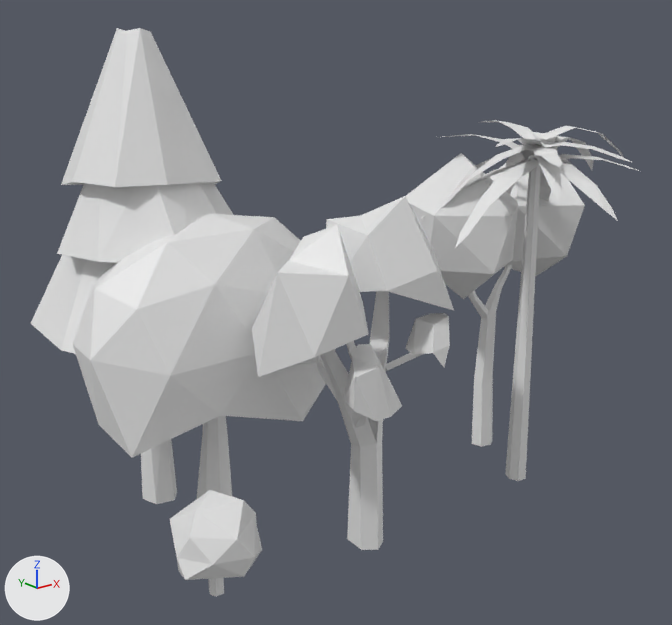
The Blender file _blender/naturaleza.blend, before and after one commit.
The view is the same before and after, from a 50 mm camera at (-4.45, -7.05, 4.83) aimed at (1.4, 0.27, 1.9). Arrows for +X, +Y and +Z are at lower left; the lights stay in place. Materials are left out; every surface is plain grey.

Script lines for the objects in view, before the commit:
```python
ob_bush = bpy.data.objects.new('Bush', me_bush)
ob_bush.location = (-0.79, -0.72, -0.06)
ob_bush.scale = (0.0847, 0.0847, 0.678)
ob_tree_1 = bpy.data.objects.new('Tree.1', me_tree_1)
ob_tree_1.location = (3.43, -0.04, -0.07)
ob_tree_1.scale = (0.108, 0.108, 0.864)
ob_tree_2 = bpy.data.objects.new('Tree.2', me_tree_2)
ob_tree_2.location = (0.0, 0.0, 0.0)
ob_tree_2.scale = (0.125, 0.125, 1.0)
ob_tree_3 = bpy.data.objects.new('Tree.3', me_tree_3)
ob_tree_3.location = (0.85, -0.86, -0.09)
ob_tree_3.scale = (0.126, 0.175, 1.8)
ob_tree_4 = bpy.data.objects.new('Tree.4', me_tree_4)
ob_tree_4.location = (-0.24, 1.26, -0.11)
ob_tree_4.scale = (0.125, 0.125, 1.0)
ob_tree_5 = bpy.data.objects.new('Tree.5', me_tree_5)
ob_tree_5.location = (3.08, -0.89, -0.1)
ob_tree_5.scale = (0.366, 0.366, 1.05)
```
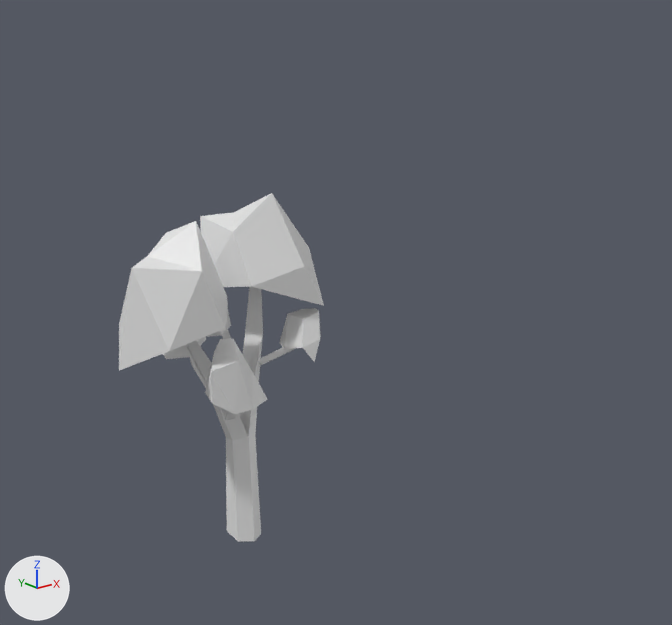
Where the newer file only moved an object's origin or applied its transform, the numbers keep the older frame.

What differs and where, as boxes (x1, y1, x2, y2) in the pictures (672 x 625 px; the box of a moved part takes in the faces that stretch with it):
'Tree.3', reshaped: before (252, 196, 454, 550); after (119, 193, 324, 542)
'Tree.2', hidden: before (73, 214, 335, 499)
'Tree.4', hidden: before (31, 28, 233, 504)
'Tree.1', hidden: before (406, 153, 585, 447)
'Tree.5', hidden: before (422, 120, 639, 481)
'Bush', hidden: before (169, 490, 262, 597)
part 1 of me_tree_3, moved or reshaped: before (252, 225, 369, 377); after (119, 221, 229, 370)
part 2 of me_tree_3, moved or reshaped: before (320, 291, 389, 550); after (186, 287, 263, 542)
part 3 of me_tree_3, moved or reshaped: before (347, 341, 357, 359); after (222, 330, 231, 339)
part 4 of me_tree_3, moved or reshaped: before (351, 411, 367, 428); after (221, 408, 235, 421)
part 5 of me_tree_3, moved or reshaped: before (385, 353, 423, 371); after (259, 347, 295, 366)
part 6 of me_tree_3, moved or reshaped: before (316, 361, 337, 400); after (190, 357, 206, 388)
part 7 of me_tree_3, moved or reshaped: before (326, 196, 454, 310); after (200, 193, 324, 306)
part 8 of me_tree_3, moved or reshaped: before (295, 355, 321, 365); after (163, 337, 206, 359)
part 9 of me_tree_3, moved or reshaped (not visible before): after (207, 312, 231, 337)
part 10 of me_tree_3, moved or reshaped: before (406, 313, 450, 367); after (279, 308, 321, 362)
part 11 of me_tree_3, moved or reshaped: before (343, 344, 402, 421); after (205, 339, 267, 414)

Edits to the bpy script that builds the scene:
```text
Change me_bush:
    where me_bush.from_pydata(...)  # 34 vertices, 46 faces; spans x -4.36..5.35, y -5.51..4.69, z 0.0..1.44
    used by ob_bush; location = (-0.79, -0.72, -0.06); scale = (0.0847, 0.0847, 0.678)
    me_bush part 14: the whole mesh is moved by (9.31, 8.52, 0.09)
Change me_tree_1:
    where me_tree_1.from_pydata(...)  # 88 vertices, 96 faces; spans x -11.8..13.1, y -7.9..7.0, z 0.0..4.1
    used by ob_tree_1; location = (3.43, -0.04, -0.07); scale = (0.108, 0.108, 0.864)
    me_tree_1 part 15: the whole mesh is moved by (-31.8, 0.4, 0.1)
Change me_tree_2:
    where me_tree_2.from_pydata(...)  # 54 vertices, 72 faces; spans x -11.0..11.2, y -6.6..6.9, z 0.0..3.1
    used by ob_tree_2; location = (0.0, 0.0, 0.0); delta_location = (-0.000855, 0.445, -0.0413); scale = (0.125, 0.125, 1.0)
    me_tree_2 part 13: the whole mesh is moved by (0.0, -3.6, 0.0)
Change me_tree_3:
    where me_tree_3.from_pydata(...)  # 174 vertices, 182 faces; spans x -9.6..8.3, y -3.9..4.9, z 0.0..1.9
    used by ob_tree_3; location = (0.85, -0.86, -0.09); scale = (0.126, 0.175, 1.8)
    me_tree_3 part 1: the loose piece of 13 vertices spanning x -9.6..-0.6, y -3.3..3.2, z 1.1..1.8 is moved by (-6.8, 5.0, 0.0)
    me_tree_3 part 2: the loose piece of 36 vertices spanning x -5.6..3.1, y -1.2..1.5, z 0.0..1.6 is moved by (-6.8, 5.0, 0.0)
    me_tree_3 part 3: the loose piece of 16 vertices spanning x 0.7..1.8, y 0.7..2.9, z 0.9..1.2 is moved by (-6.8, 5.0, 0.0)
    me_tree_3 part 4: the loose piece of 12 vertices spanning x -3.7..-0.9, y -3.4..0.3, z 0.7..1.1 is moved by (-6.8, 5.0, 0.0)
    me_tree_3 part 5: the loose piece of 20 vertices spanning x 2.0..5.4, y -1.7..0.9, z 0.9..1.2 is moved by (-6.8, 5.0, 0.0)
    me_tree_3 part 6: the loose piece of 12 vertices spanning x -2.5..-0.9, y -0.2..3.2, z 0.7..1.3 is moved by (-6.8, 5.0, 0.0)
    me_tree_3 part 7: the loose piece of 13 vertices spanning x -1.1..8.3, y -2.2..4.9, z 1.3..1.9 is moved by (-6.8, 5.0, 0.0)
    me_tree_3 part 8: the loose piece of 13 vertices spanning x -4.2..-0.5, y 1.4..4.7, z 1.0..1.4 is moved by (-6.8, 5.0, 0.0)
    me_tree_3 part 9: the loose piece of 13 vertices spanning x -0.4..2.1, y 2.0..4.8, z 1.1..1.3 is moved by (-6.8, 5.0, 0.0)
    me_tree_3 part 10: the loose piece of 13 vertices spanning x 3.4..6.3, y -2.5..-0.1, z 1.0..1.3 is moved by (-6.8, 5.0, 0.0)
    me_tree_3 part 11: the loose piece of 13 vertices spanning x -5.1..-0.1, y -3.9..-1.1, z 0.9..1.2 is moved by (-6.8, 5.0, 0.0)
Change me_tree_4:
    where me_tree_4.from_pydata(...)  # 69 vertices, 53 faces; spans x -8.5..8.8, y -8.9..8.3, z 0.0..4.9
    used by ob_tree_4; location = (-0.24, 1.26, -0.11); scale = (0.125, 0.125, 1.0)
    me_tree_4 part 12: the whole mesh is moved by (1.9, -10.1, 0.1)
Change ob_bush:
    add ob_bush.hide_set(True)  # its collection is switched off
Change ob_tree_1:
    add ob_tree_1.hide_set(True)  # its collection is switched off
Change ob_tree_2:
    add ob_tree_2.hide_set(True)  # its collection is switched off
Change ob_tree_4:
    add ob_tree_4.hide_set(True)  # its collection is switched off
Change ob_tree_5:
    add ob_tree_5.hide_set(True)  # its collection is switched off
```
